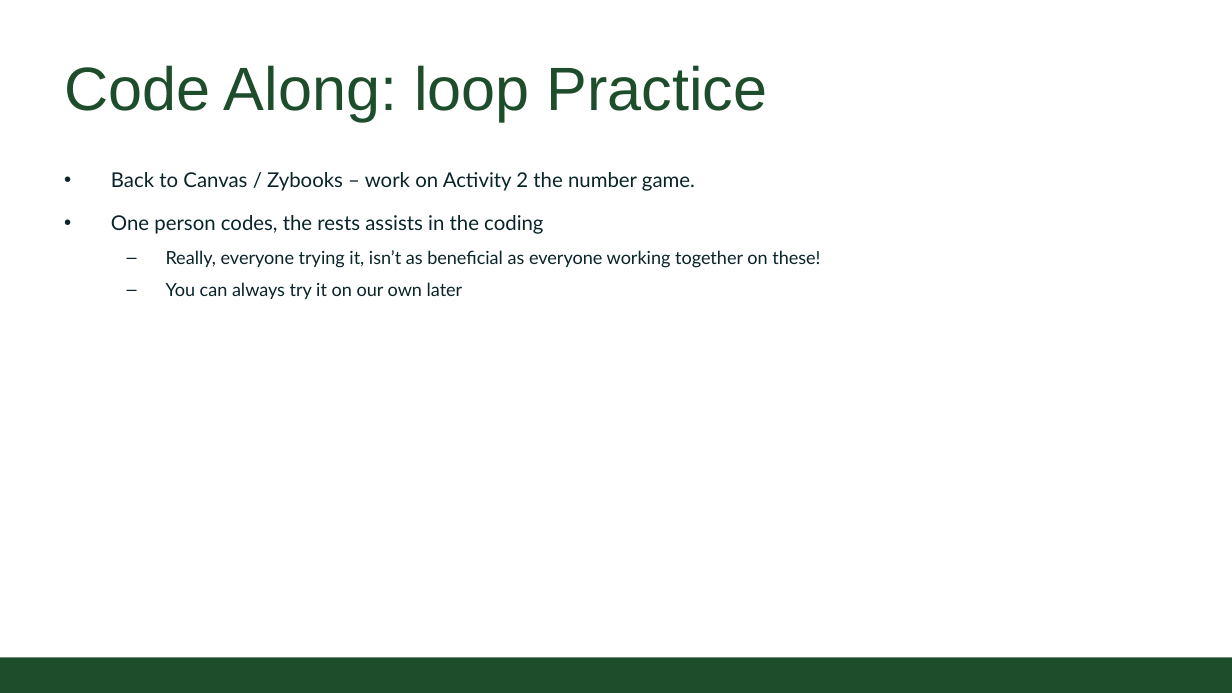
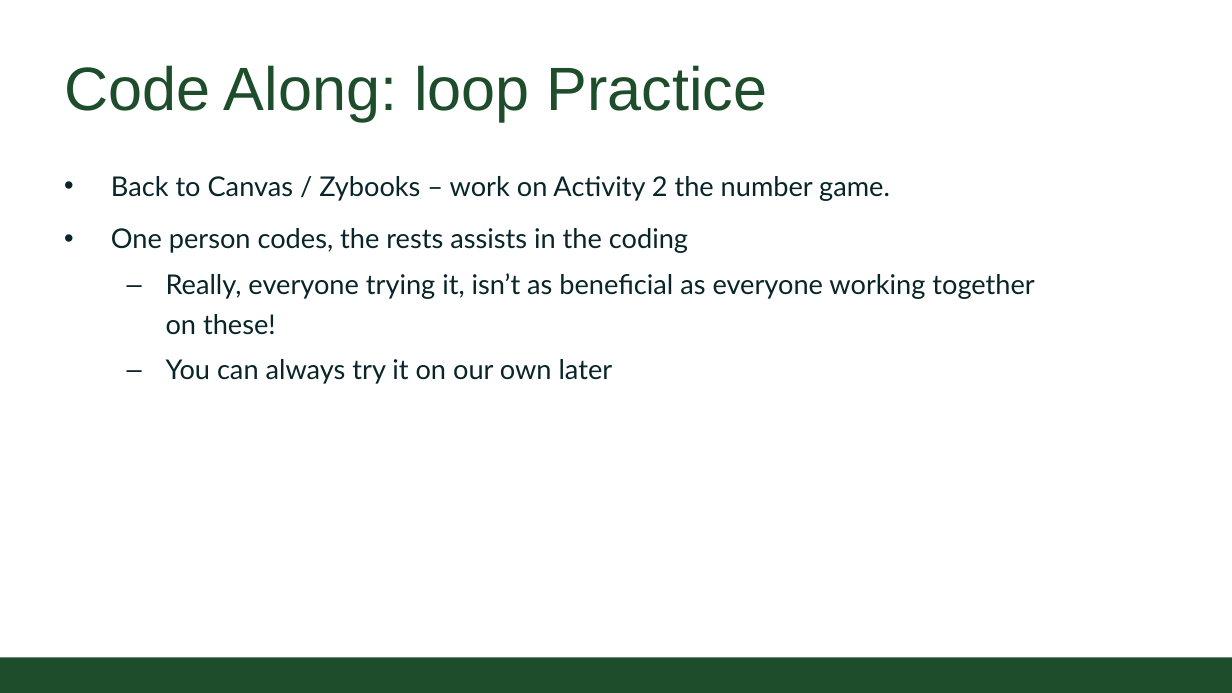
Before and after one commit to CSU-CompSci-CS163-4/Handouts, a slide deck: slide 14 of slides/On-Campus/03_02_Loops.pptx. Drawn at 1232x693 pixels with LibreOffice and Linux fonts; fonts in the diff are those of the drawing; background and template pictures are left out. Boxes give left, top, right and bottom in pixels: in the first picture for what was removed or moved away, otherwise in the second. Text is boxed around its words. In the diff, an @@ line names an element or a change of style, - is before the commit and + after.

```diff
--- a/slides/On-Campus/03_02_Loops.pptx
+++ b/slides/On-Campus/03_02_Loops.pptx
@@ text "Back to Canvas / Zybooks ..." at (111, 176, 1034, 384): size 18 to 24 pt in "Back to Canvas / Zybooks – work ...", "One person codes, the rests assists in ..."; size 16 to 24 pt in "Really, everyone trying it, isn’t as beneficial ...", "You can always try it on our ..." @@
```
Also in this commit, not shown: 7 other slides changed.
